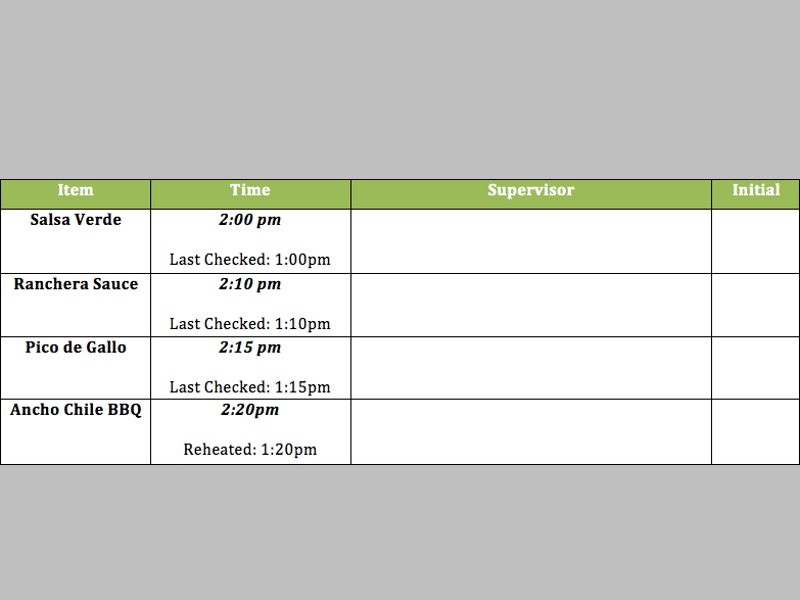
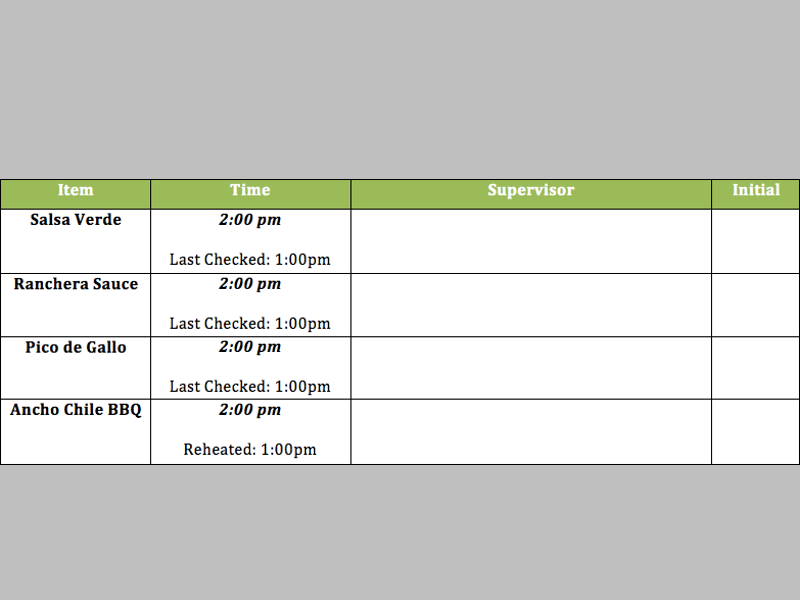
Two versions of the same layered image (800x600). Layer-by-layer changes:
painted on "Pasted Layer" over <box>169,277,331,459</box>
